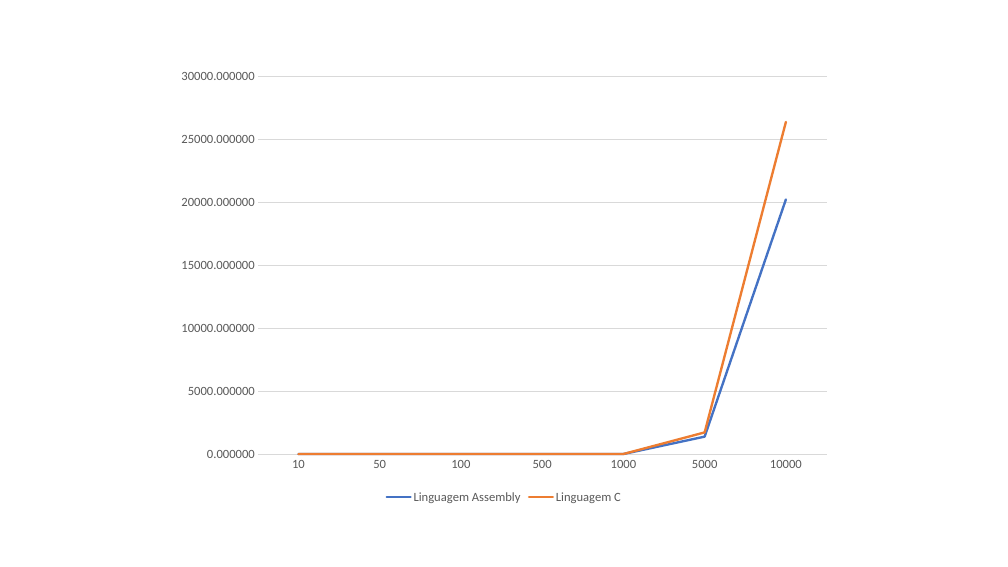
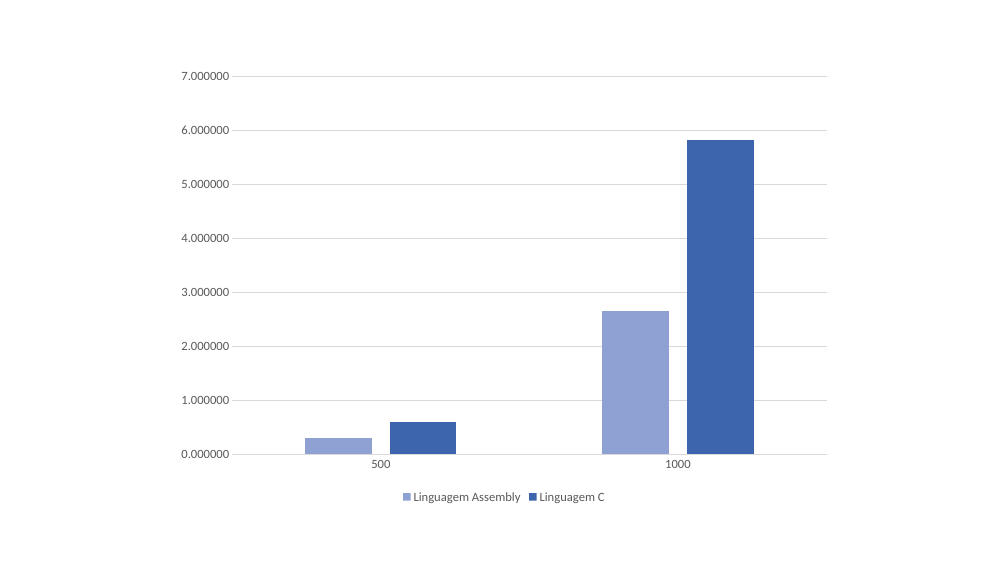
Before and after one commit to AllanCapistrano/sd-pbl1, a slide deck: slide 3 of recursos/gráficos.pptx (slide 1 before the commit). Drawn at 1008x567 pixels with LibreOffice and Linux fonts; fonts in the diff are those of the drawing. Boxes give left, top, right and bottom in pixels: in the first picture for what was removed or moved away, otherwise in the second. Text is boxed around its words. In the diff, an @@ line names an element or a change of style, - is before the commit and + after.

```diff
--- a/recursos/gráficos.pptx
+++ b/recursos/gráficos.pptx
@@ line chart at (x1=168, y1=60, x2=840, y2=508) @@
@@ line chart to column chart @@
-categories: 10, 50, 100, 500, 1000, 5000, 10000
+categories: 500, 1000
-Linguagem Assembly: 0, 0, 0, 0, 0, 1400, 20200
+Linguagem Assembly: 0.3, 2.6
@@ colour of Linguagem Assembly #4472C4 to #90A2D3 @@
-Linguagem C: 0, 0, 0, 0, 0, 1700, 26300
+Linguagem C: 0.6, 5.8
@@ colour of Linguagem C #ED7D31 to #3C65AE @@
@@ bar spacing changed @@
```
Also in this commit, not shown: 3 other slides changed, 1 slide added, 11 other files.
